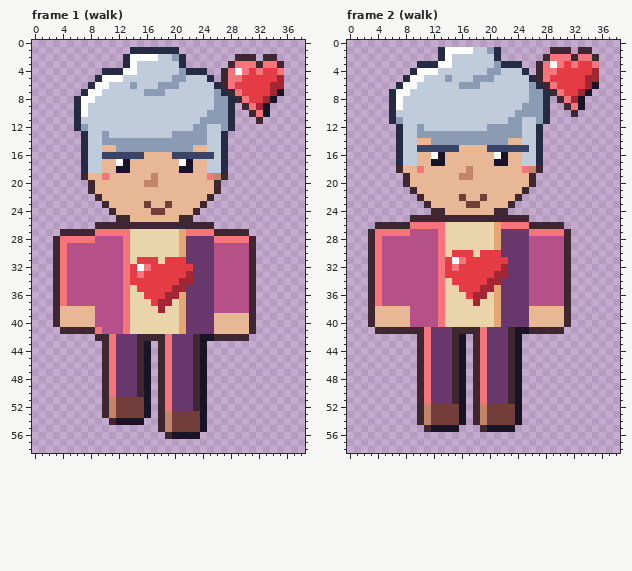
Two versions of one pixel-art file, art/depths/friendly-neighbour@81.aseprite. Above is the file before it was changed.
39x59 pixels, 8 frames. Shown: frame 1 (walk), frame 2 (walk). The commit also changed other frames, which this record leaves out.
The result:
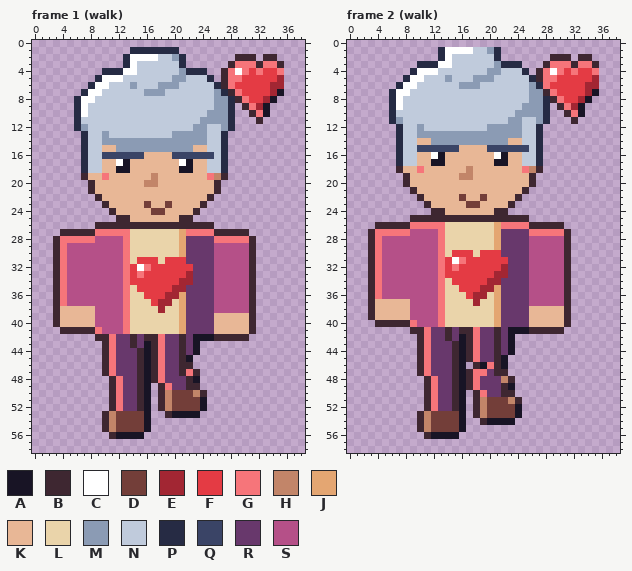
Palette (. is transparent): A #181425  B #3e2731  C #ffffff  D #733e39  E #a22633  F #e43b44  G #f6757a  H #c28569  J #e4a672  K #e8b796  L #ead4aa  M #8b9bb4  N #c0cbdc  P #262b44  Q #3a4466  R #68386c  S #b55088
The edit:
Frame 1 (walk):
y 42: x 14..15 RB -> BR; x 18..19 BG -> GR; x 21 R -> B; x 23 B -> A
y 43: x 14..15 RB -> BR; x 17..19 .BG -> BGR; x 21 R -> B; x 23..24 BA -> A.
y 44: x 17..19 .BG -> BGR; x 21 R -> B; x 23..24 BA -> A.
y 45: x 17..19 .BG -> BGR; x 21..24 RRBA -> BA..
y 46: x 17..19 .BG -> BGR; x 21..24 RRBA -> BB..
y 47: x 17..19 .BG -> BGR; x 21..22 RR -> BG; x 24 A -> .
y 48: x 10..12 BGR -> .BG; x 17..19 .BG -> BGR; x 22..24 RBA -> BA.
y 49: x 10..12 BGR -> .BG; x 22 R -> B; x 24 A -> .
y 50: x 10..12 BGR -> .BG; x 19..24 GRRRBA -> HDDDHB
y 51..52: x 10..15 BHDDDD -> .BGRRB; x 19..23 GRRRB -> HDDDD
y 53: x 18..24 BHDDDDA -> .BAAAA.
y 54: x 10..16 .BAAAA. -> BHDDDDA; x 18..24 BHDDDDA -> .......
y 55: x 10..16 ....... -> BHDDDDA; x 18..24 BHDDDDA -> .......
y 56: x 11..15 ..... -> BAAAA; x 19..23 BAAAA -> .....
Frame 2 (walk):
y 1: x 29..31 BBB -> ...; x 33..34 BB -> ..
y 2: x 28..35 BGGGBGGB -> .BBB.BB.
y 3: x 27..29 BGC -> .BG; x 31..35 FGFFG -> GBGGB
y 4: x 29..30 GF -> CG; x 32 F -> G; x 35 E -> G
y 5: x 29 F -> G; x 34 E -> F
y 6: x 28..29 BG -> GF; x 35 A -> E
y 7: x 28..30 PBG -> BGF; x 33..35 EA. -> FEA
y 8: x 29..34 .BGEA. -> BGFFEA
y 9: x 30..32 .BG -> BGE
y 10: x 31..33 .B. -> BGA
y 11: x 32 . -> B
y 37: x 4..8 GSSSS -> KKKKK
y 40: x 3..9 BKKKKKS -> .BBBBBG
y 41: x 4..8 BBBBB -> .....; x 14..15 RB -> BR; x 18..19 BG -> GR; x 21 R -> B; x 23 B -> A
y 42: x 14..15 RB -> BR; x 17..19 .BG -> BGR; x 21 R -> B; x 23..24 BA -> A.
y 43..44: x 17..19 .BG -> BGR; x 21 R -> B; x 23..24 BA -> A.
y 45: x 17..19 .BG -> BGR; x 21..24 RRBA -> BA..
y 46: x 19..24 GRRRBA -> AGBA..
y 47: x 17..18 .B -> BG; x 21..24 RRBA -> BB..
y 48: x 10..12 BGR -> .BG; x 17..19 .BG -> BGR; x 22 R -> H; x 24 A -> .
y 49: x 10..12 BGR -> .BG; x 17..19 .BG -> BGR; x 22..24 RBA -> BA.
y 50: x 10..12 BGR -> .BG; x 22 R -> B; x 24 A -> .
y 51: x 10..12 BGR -> .BG; x 19..24 GRRRBA -> HDDDHB
y 52: x 10..15 BHDDDD -> .BGRRB
y 54: x 18..24 BHDDDDA -> .BAAAA.
y 55: x 10..16 .BAAAA. -> BHDDDDA; x 19..23 BAAAA -> .....
y 56: x 11..15 ..... -> BAAAA
Boxes around the changes in both pictures, in picture pixels (x1, y1, x2, y2):
changed: (102, 334, 207, 439)
changed: (536, 47, 599, 124)
changed: (368, 299, 522, 439)
